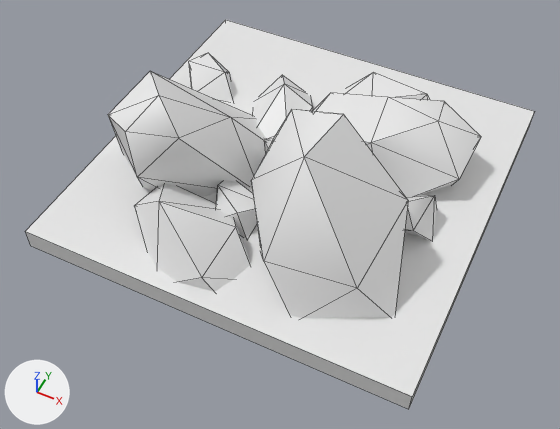
An edit to the FBX model Assets/Goat/Models/Scifi Kit/TileResourceMetal.fbx, drawn before and after from the same camera.
Camera for both pictures: a camera (50 mm lens) standing at (0.609, -1.327, 1.444) and looking at (0.029, -0.168, -0.004). The axes (+X, +Y, +Z) are drawn at lower left. The lights are the same throughout. Mesh edges are drawn as thin lines. Where no turn or scale is listed for an object, it has been applied to the vertices.

Script lines for the objects in view, before the commit:
```python
me_sphere_002 = bpy.data.meshes.new('Sphere.002')
me_sphere_002.from_pydata(...)  # 117 vertices, 145 faces; spans x -0.5..0.5, y -0.5..0.5, z -0.055..0.339
me_sphere_002.materials.append(mat_vertcolor)  # white #e7e7e7
ob_tileresource_metal = bpy.data.objects.new('TileResource-Metal', me_sphere_002)
ob_tileresource_metal.location = (0.0, 0.0, 0.0)
```
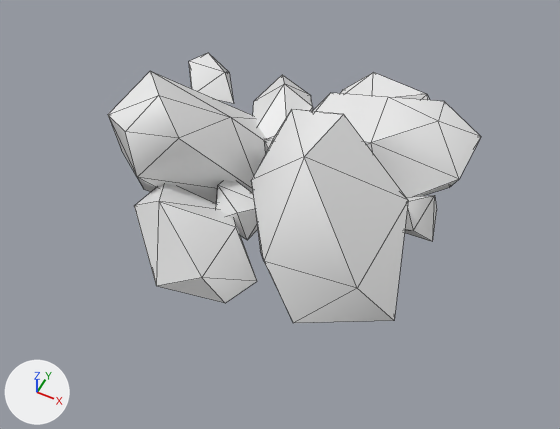
The newer file is also rescaled (x2.0) as a whole; pictures and numbers use the older file's frame.

Where the change shows, as pixel boxes [x1, y1, x2, y2] in the pictures (560 x 429 px):
'TileResource-Metal', reshaped (27% narrower, 31% shorter): before [25, 20, 535, 409]; after [108, 53, 481, 323]
part 1 of me_sphere_002, deleted: before [25, 20, 535, 409]

Diff of the bpy script that builds the scene:
```diff
--- a/Assets/Goat/Models/Scifi Kit/TileResourceMetal.fbx.py
+++ b/Assets/Goat/Models/Scifi Kit/TileResourceMetal.fbx.py
@@ me_sphere_002 @@
 me_sphere_002.from_pydata(...)  # 117 vertices, 145 faces; spans x -0.5..0.5, y -0.5..0.5, z -0.055..0.339
 # used by ob_tileresource_metal; location = (0.0, 0.0, 0.0)
+# me_sphere_002 part 1: the loose piece of 8 vertices spanning x -0.5..0.5, y -0.5..0.5, z -0.055..0.001 is deleted
 me_sphere_002.materials.append(mat_vertcolor)
```
